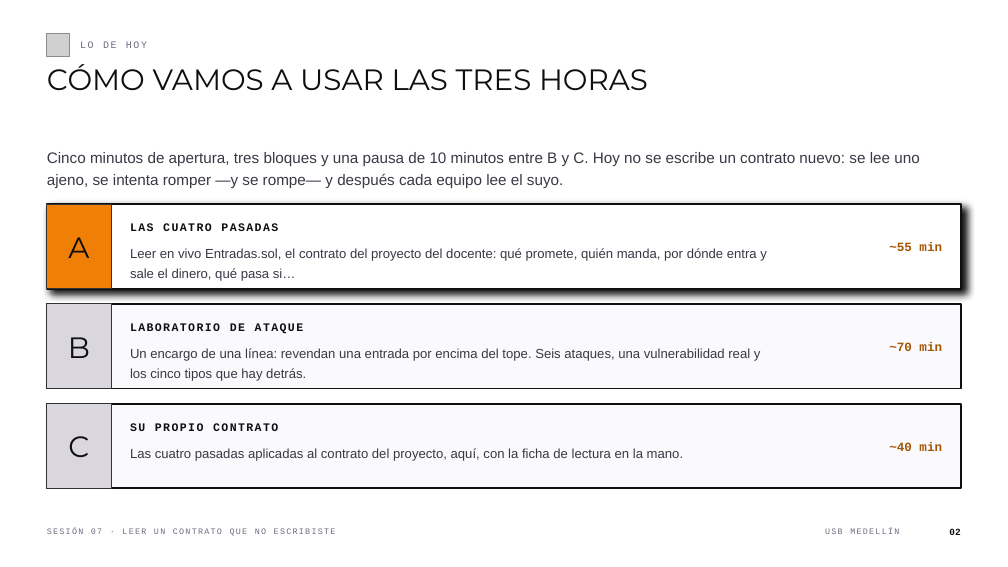
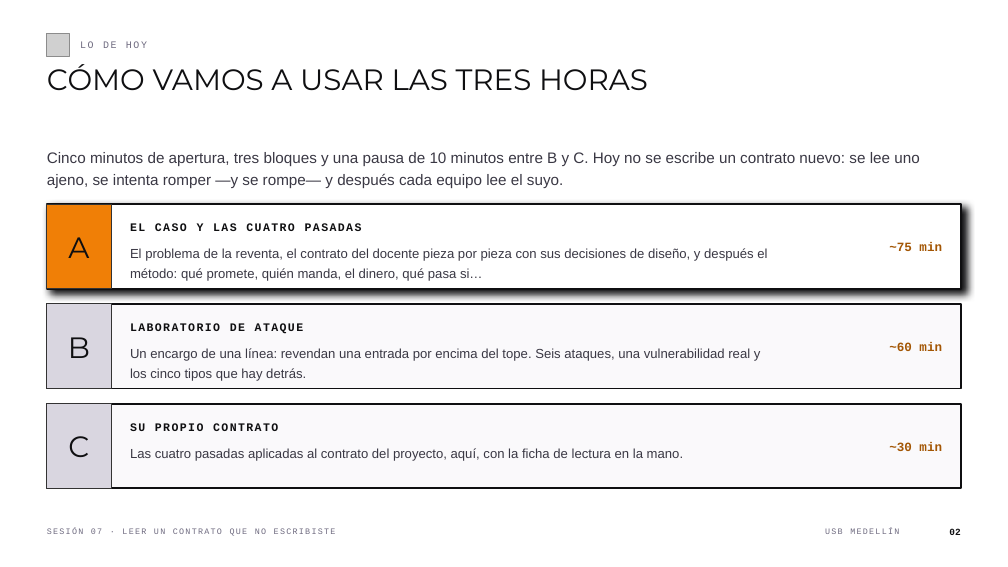
Before and after one commit to andresdapena81/curso-blockchain-web3-usb, a slide deck: slide 2 of material/Sesion-07-Blockchain-Web3.pptx. Drawn at 1008x567 pixels with LibreOffice and Linux fonts; fonts in the diff are those of the drawing; grey boxes stand for pictures. Boxes give left, top, right and bottom in pixels: in the first picture for what was removed or moved away, otherwise in the second. Text is boxed around its words. In the diff, an @@ line names an element or a change of style, - is before the commit and + after.

```diff
--- a/material/Sesion-07-Blockchain-Web3.pptx
+++ b/material/Sesion-07-Blockchain-Web3.pptx
@@ text at bbox=[130, 223, 362, 231]: text changed @@
-LAS CUATRO PASADAS
+EL CASO Y LAS CUATRO PASADAS
@@ text at bbox=[130, 248, 767, 281]: text changed @@
-Leer en vivo Entradas.sol, el contrato del proyecto del docente: qué promete, quién manda, por dónde entra y sale el dinero, qué pasa si…
+El problema de la reventa, el contrato del docente pieza por pieza con sus decisiones de diseño, y después el método: qué promete, quién manda, el dinero, qué pasa si…
@@ text at bbox=[889, 242, 942, 251]: text changed @@
-~55 min
+~75 min
@@ text at bbox=[889, 342, 942, 351]: text changed @@
-~70 min
+~60 min
@@ text at bbox=[889, 442, 942, 451]: text changed @@
-~40 min
+~30 min
```
Also in this commit, not shown: 38 other slides changed, 9 slides added, 3 other files.
